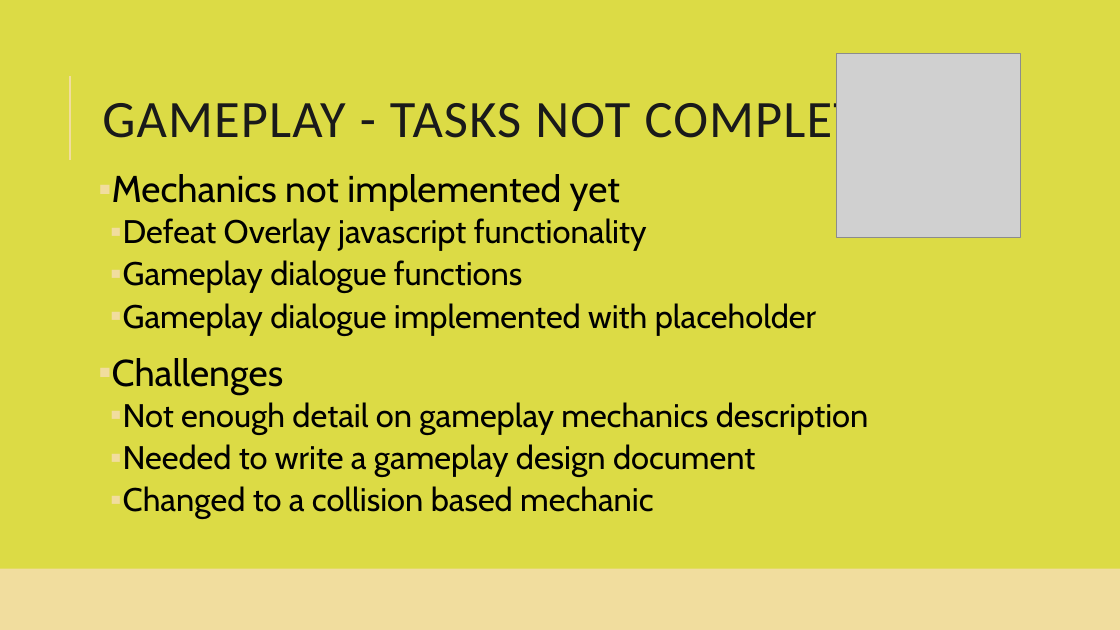
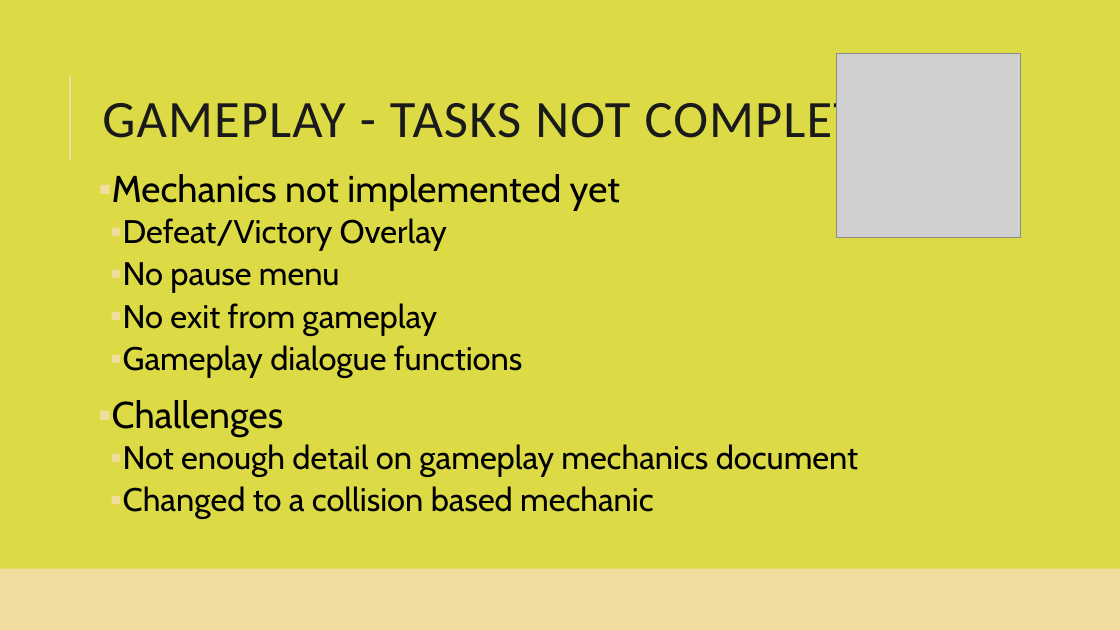
Before and after one commit to smiyaoka/forkPotatoDOC, a slide deck: slide 6 of ForkandPotatoSprint1.pptx (slide 7 before the commit). Drawn at 1120x630 pixels with LibreOffice and Linux fonts; fonts in the diff are those of the drawing; grey boxes stand for pictures. Boxes give left, top, right and bottom in pixels: in the first picture for what was removed or moved away, otherwise in the second. Text is boxed around its words. In the diff, an @@ line names an element or a change of style, - is before the commit and + after.

```diff
--- a/ForkandPotatoSprint1.pptx
+++ b/ForkandPotatoSprint1.pptx
@@ text at [123, 218, 447, 336]: text changed @@
-  ▪ Defeat Overlay javascript functionality
+  ▪ Defeat/Victory Overlay
+  ▪ No pause menu
+  ▪ No exit from gameplay
@@ text at [123, 303, 816, 336]: paragraph removed @@
-  ▪ Gameplay dialogue implemented with placeholder
@@ text at [123, 444, 858, 477]: text changed @@
-  ▪ Not enough detail on gameplay mechanics description
-  ▪ Needed to write a gameplay design document
+  ▪ Not enough detail on gameplay mechanics document
```
Also in this commit, not shown: 7 other slides changed, 1 slide removed.
